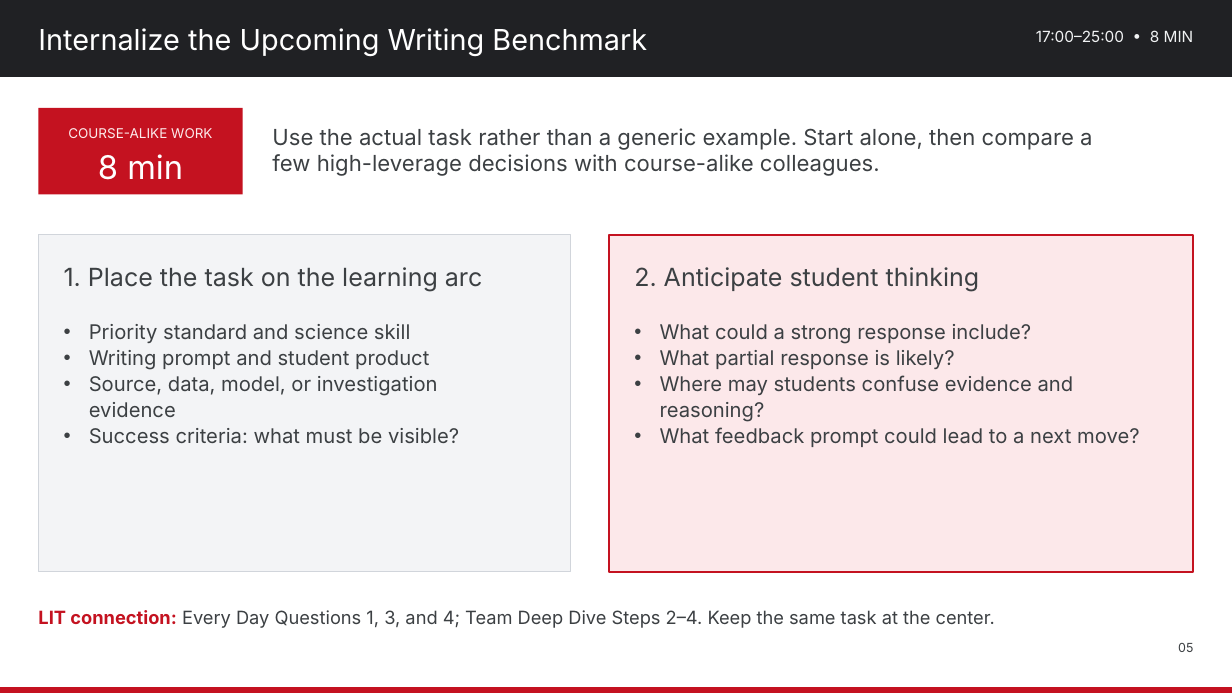
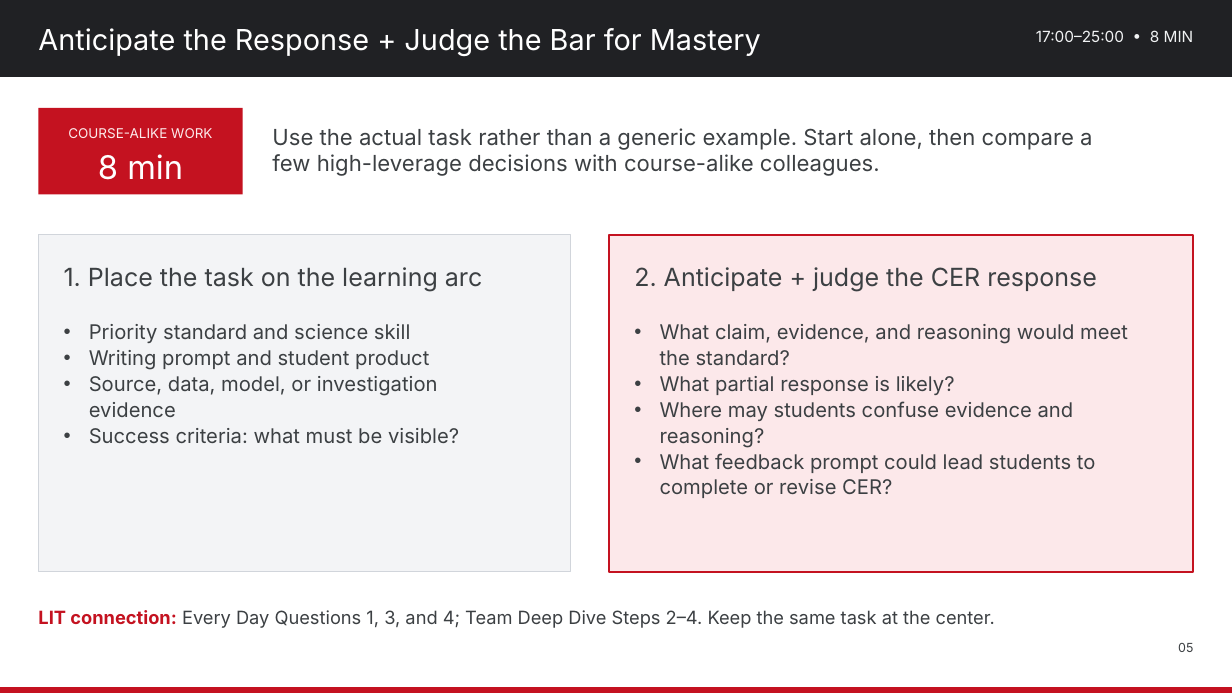
Before and after one commit to nbhs-science/nbhs-science, a slide deck: slide 5 of assets/plc/2026-10-26_Lesson_Internalization_Analyze_Science_Articles_and_Responses_CUBS_CER.pptx. Drawn at 1232x693 pixels with LibreOffice and Linux fonts; fonts in the diff are those of the drawing. Boxes give left, top, right and bottom in pixels: in the first picture for what was removed or moved away, otherwise in the second. Text is boxed around its words. In the diff, an @@ line names an element or a change of style, - is before the commit and + after.

Commit message:
Publish final October science-literacy materials
Replaces the October 26, 27, 28, and 30 editable decks and one-page agendas with the finalized CUBS source annotation, CER mastery, feedback/revision, calibration, and Friday student-work analysis cycle.

```diff
--- a/assets/plc/2026-10-26_Lesson_Internalization_Analyze_Science_Articles_and_Responses_CUBS_CER.pptx
+++ b/assets/plc/2026-10-26_Lesson_Internalization_Analyze_Science_Articles_and_Responses_CUBS_CER.pptx
@@ text at bbox=[38, 28, 761, 57]: text changed @@
-Internalize the Upcoming Writing Benchmark
+Anticipate the Response + Judge the Bar for Mastery
@@ text at bbox=[634, 267, 1097, 292]: text changed @@
-2. Anticipate student thinking
+2. Anticipate + judge the CER response
@@ text at bbox=[660, 324, 1128, 366]: text changed @@
-• What could a strong response include?
+• What claim, evidence, and reasoning would meet the standard?
@@ text at bbox=[660, 453, 1096, 498]: text changed @@
-• What feedback prompt could lead to a next move?
+• What feedback prompt could lead students to complete or revise CER?
```
Also in this commit, not shown: 4 other slides changed, 7 other files.
